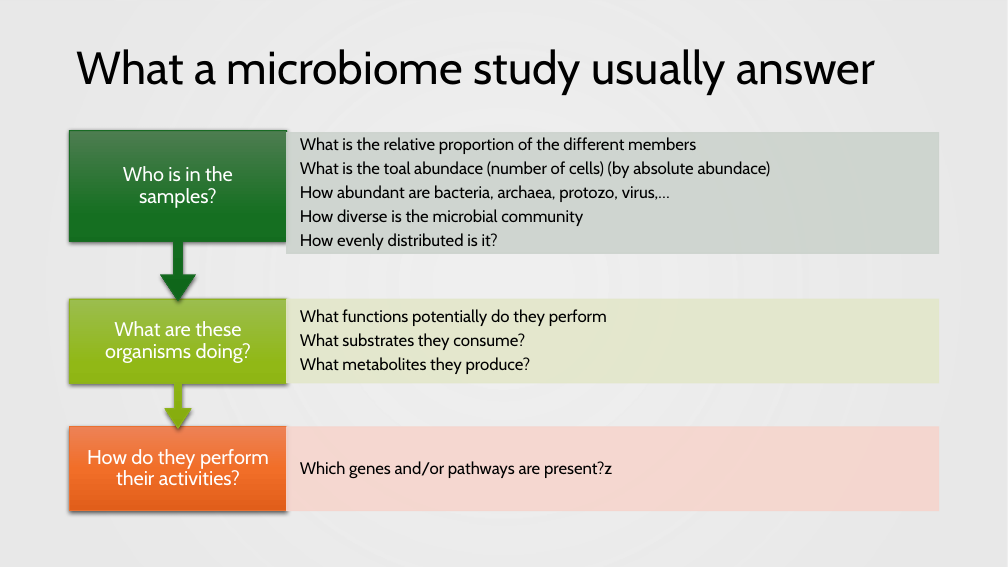
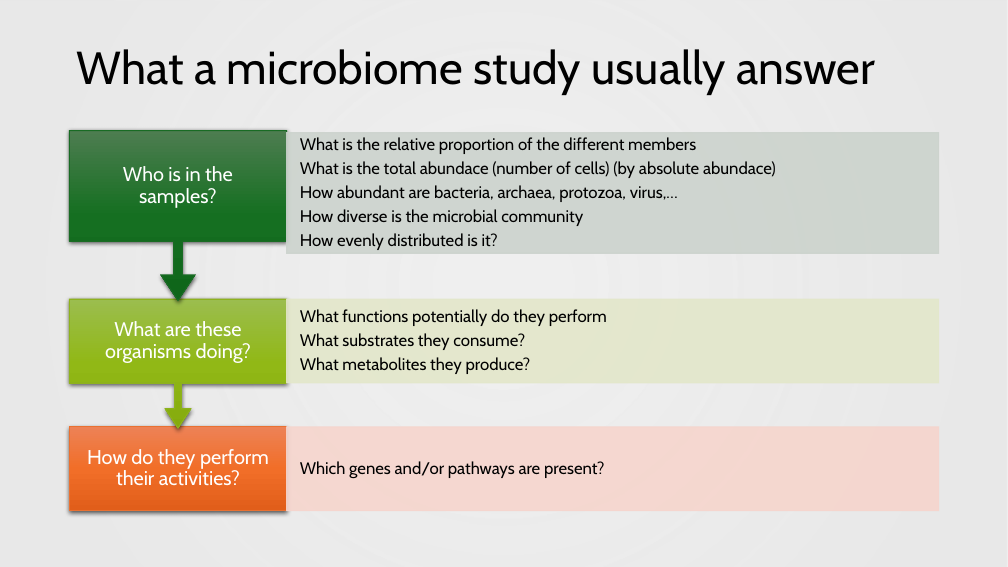
Before and after one commit to biosustain/dsp_metagenomics_training, a slide deck: slide 18 of course_contents/IntroMetagenomics.pptx (slide 14 before the commit). Drawn at 1008x567 pixels with LibreOffice and Linux fonts; fonts in the diff are those of the drawing; background and template pictures are left out. Boxes give left, top, right and bottom in pixels: in the first picture for what was removed or moved away, otherwise in the second. Text is boxed around its words. In the diff, an @@ line names an element or a change of style, - is before the commit and + after.

```diff
--- a/course_contents/IntroMetagenomics.pptx
+++ b/course_contents/IntroMetagenomics.pptx
@@ text at [300, 161, 776, 202]: text changed @@
-What is the toal abundace (number of cells) (by absolute abundace)
-How abundant are bacteria, archaea, protozo, virus,…
+What is the total abundace (number of cells) (by absolute abundace)
+How abundant are bacteria, archaea, protozoa, virus,…
@@ text at [300, 461, 604, 478]: text changed @@
-Which genes and/or pathways are present?z
+Which genes and/or pathways are present?
```
Also in this commit, not shown: 20 other slides changed, 9 slides added, 1 slide removed, 1 other file.
